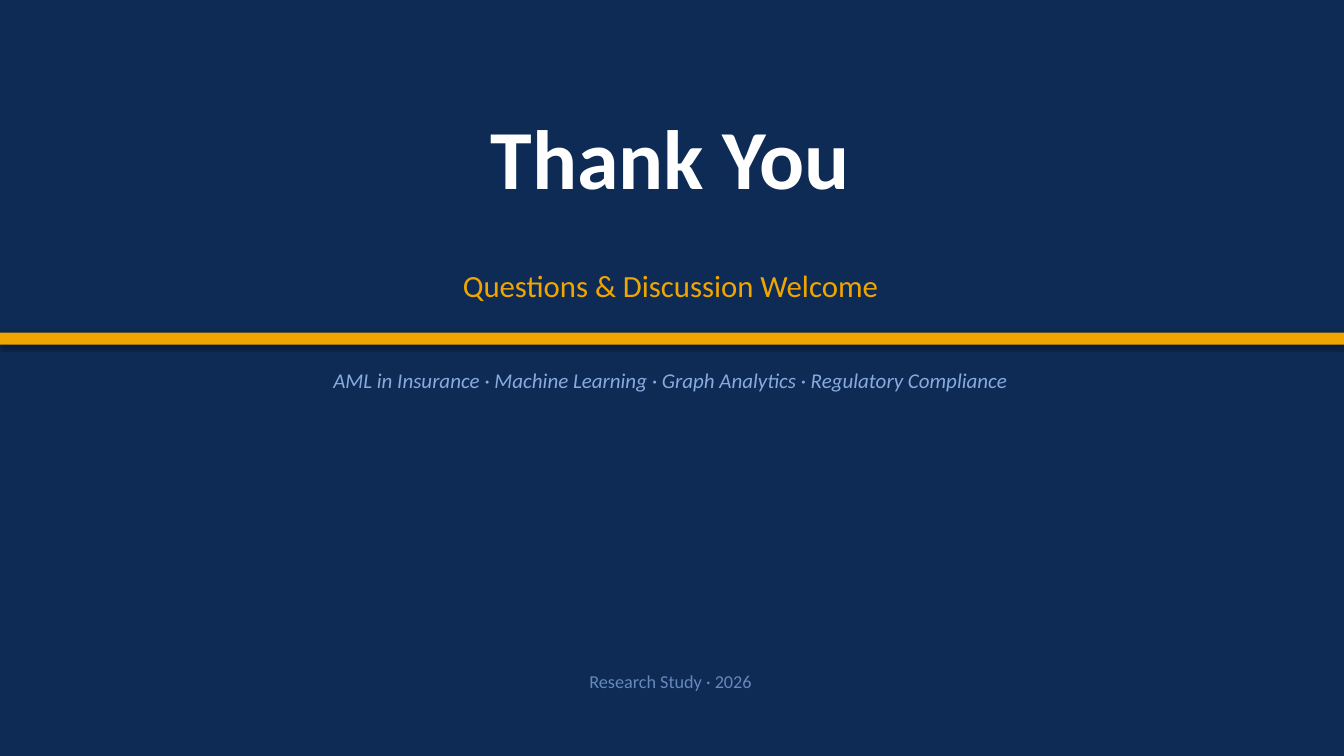
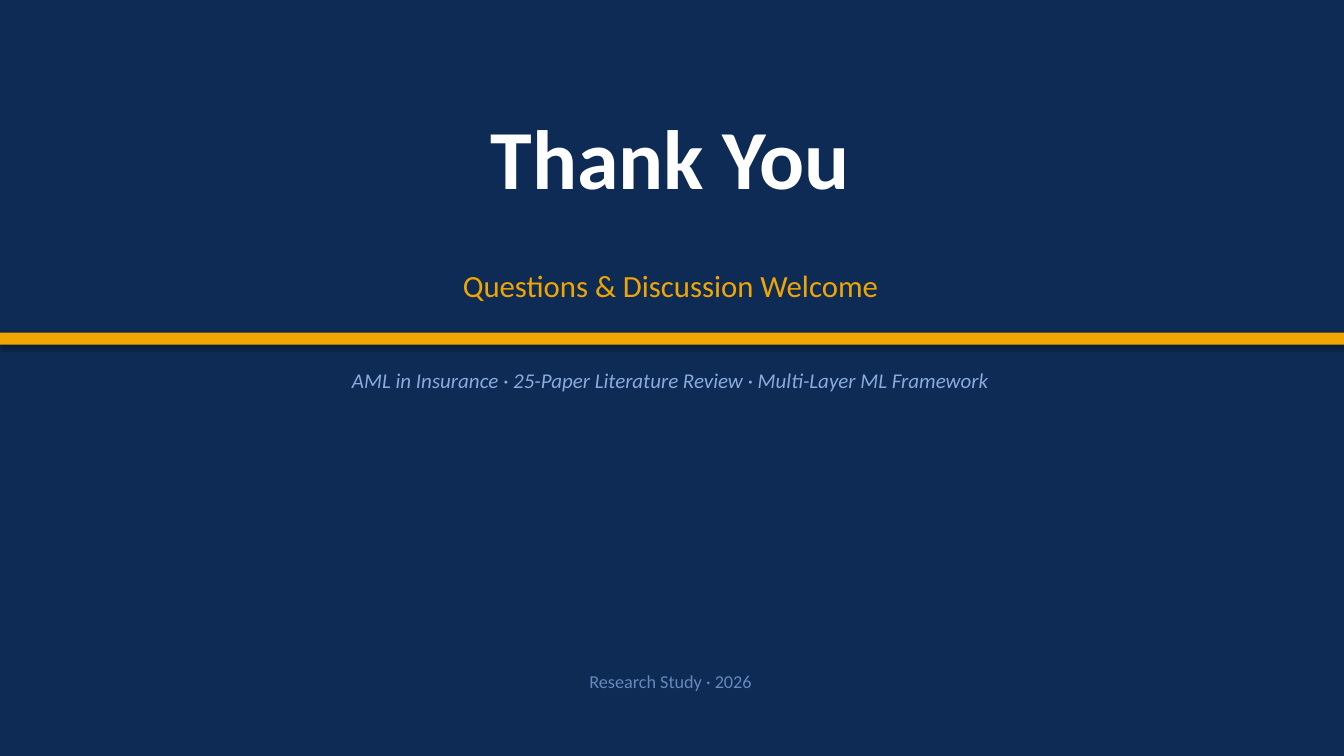
Before and after one commit to senthilsundars/hello-world, a slide deck: slide 17 of AML_Insurance_Presentation.pptx (slide 14 before the commit). Drawn at 1344x756 pixels with LibreOffice and Linux fonts; fonts in the diff are those of the drawing. Boxes give left, top, right and bottom in pixels: in the first picture for what was removed or moved away, otherwise in the second. Text is boxed around its words. In the diff, an @@ line names an element or a change of style, - is before the commit and + after.

```diff
--- a/AML_Insurance_Presentation.pptx
+++ b/AML_Insurance_Presentation.pptx
@@ text at bbox=[352, 373, 988, 392]: text changed @@
-AML in Insurance · Machine Learning · Graph Analytics · Regulatory Compliance
+AML in Insurance · 25-Paper Literature Review · Multi-Layer ML Framework
```
Also in this commit, not shown: 5 other slides changed, 6 slides added, 3 slides removed.
